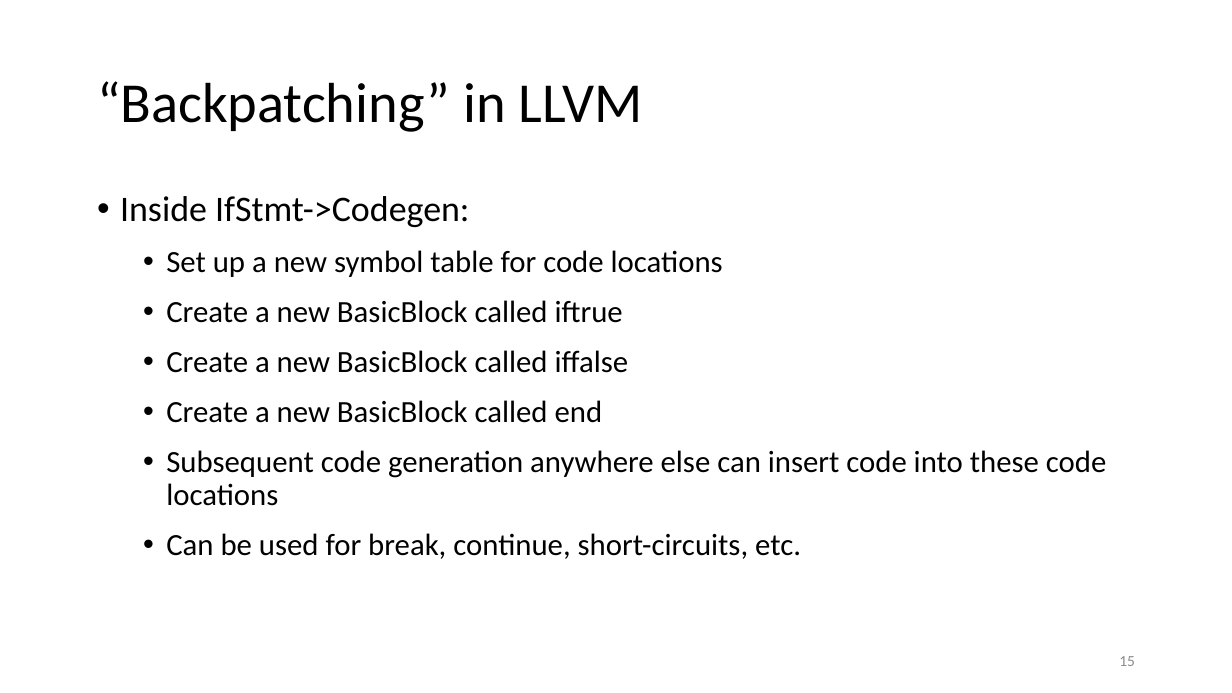
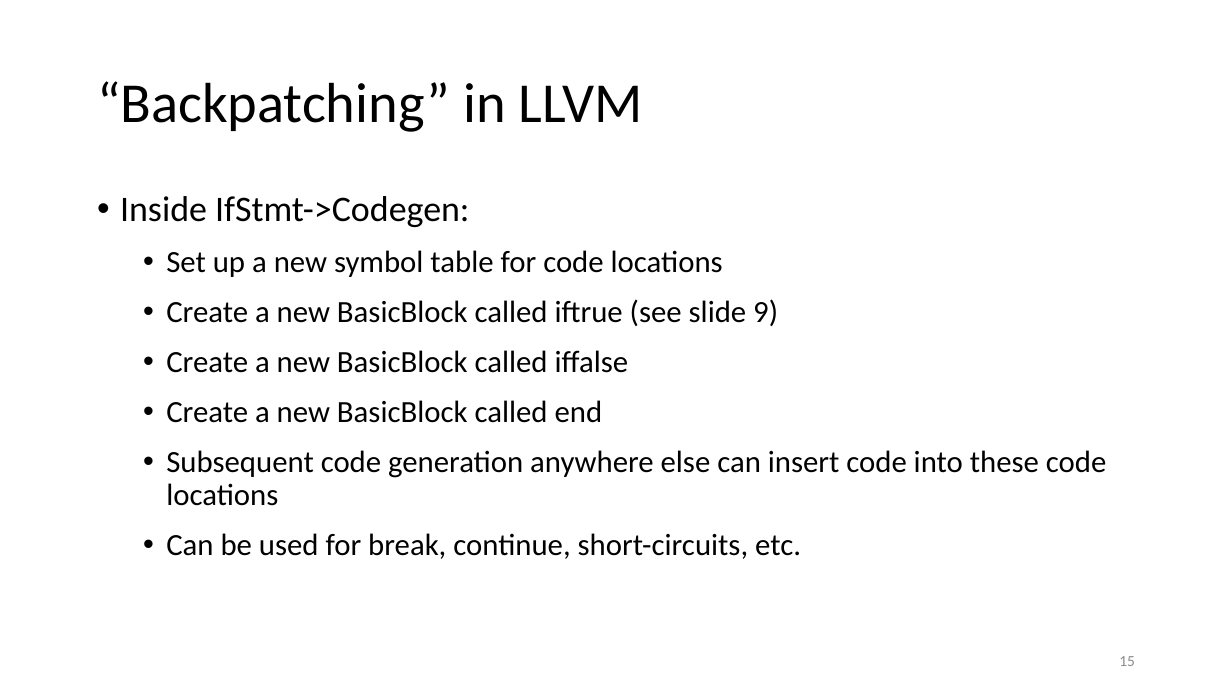
Before and after one commit to anoopsarkar/compilers-class, a slide deck: slide 15 of assets/ppt/codegen/decafLLVM.pptx. Drawn at 1232x693 pixels with LibreOffice and Linux fonts; fonts in the diff are those of the drawing. Boxes give left, top, right and bottom in pixels: in the first picture for what was removed or moved away, otherwise in the second. Text is boxed around its words. In the diff, an @@ line names an element or a change of style, - is before the commit and + after.

```diff
--- a/assets/ppt/codegen/decafLLVM.pptx
+++ b/assets/ppt/codegen/decafLLVM.pptx
@@ text at (x1=166, y1=299, x2=778, y2=326): text changed @@
-  • Create a new BasicBlock called iftrue
+  • Create a new BasicBlock called iftrue (see slide 9)
```
Also in this commit, not shown: 9 other slides changed, 2 other files.
